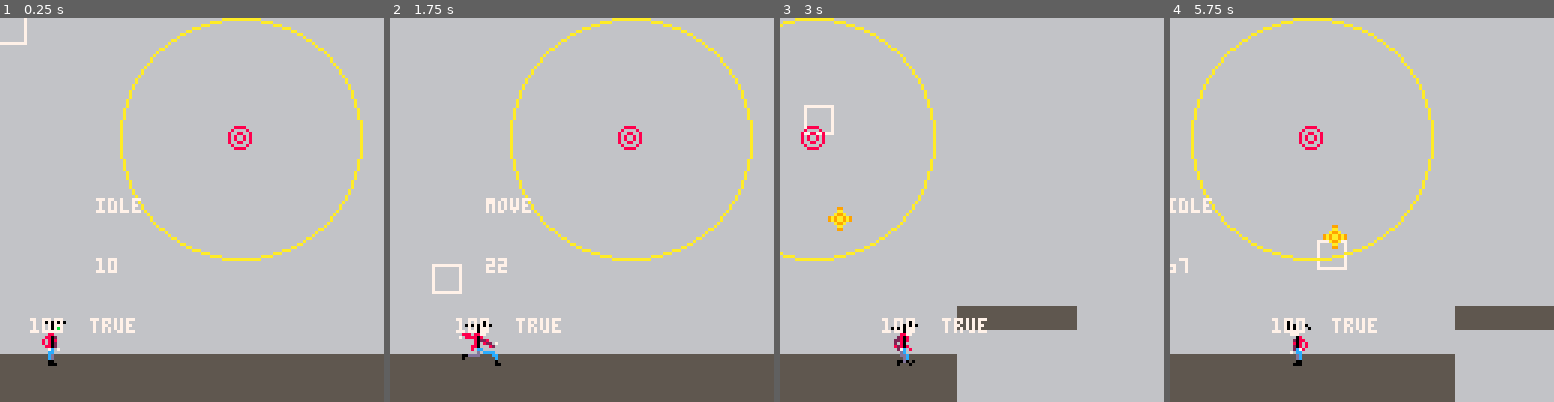
Above: before the commit, frames 1-4 (left to right).
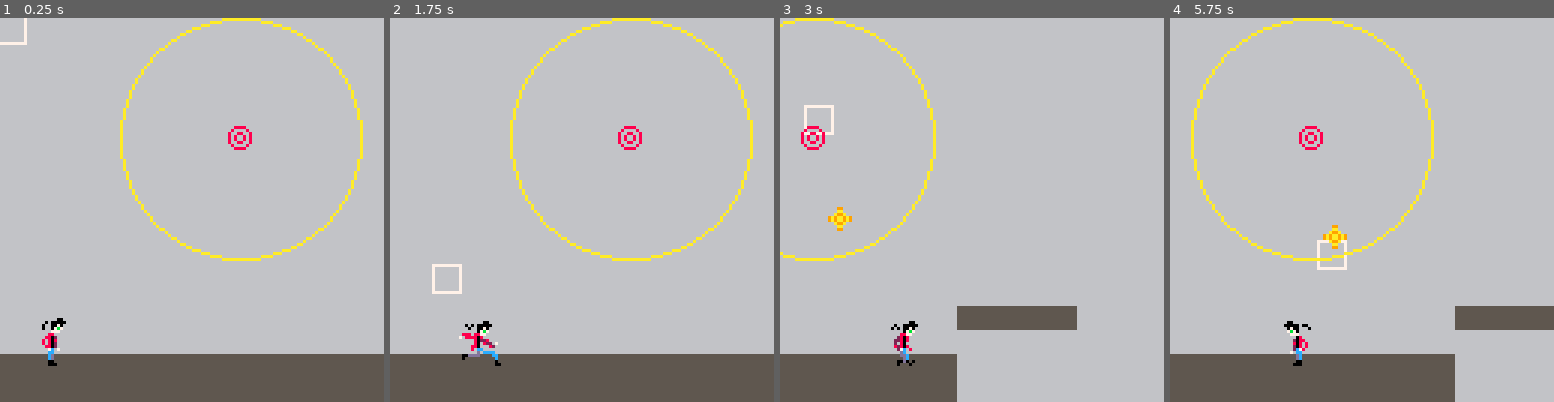
Above: after the commit, the same moments.

Repository: imELVEE/evils-edge
Game: PICO-8 cartridge simple-gravity.p8
The game is run twice, just before and just after one commit, with the same random seed, the same clock (stepped at 60 frames per second) and the same inputs.
Inputs (mouse positions are in pixels of both pictures, inside the frame that each line leads up to):
- Up to frame 1 (0.25 s): no input
- Up to frame 2 (1.75 s): click (670, 121) at 0.67 s; click (436, 267) at 1.22 s; hold Right from 1.6 s (still down)
- Up to frame 3 (3 s): click (887, 114) at 1.77 s; release Right at 2.1 s; hold Up 2.15-2.42 s; click (952, 259) at 2.32 s; hold Right from 2.47 s (still down); click (1014, 106) at 2.87 s
- Up to frame 4 (5.75 s): release Right at 3.03 s; hold Left 3.08-3.58 s; click (1465, 256) at 3.42 s; click (1231, 102) at 3.97 s; hold Right 4.02-4.68 s; click (1292, 248) at 4.52 s; hold Up 4.73-5.03 s; click (1354, 94) at 5.07 s; hold Left 5.08-5.68 s; click (1419, 244) at 5.62 s

The runs differ from the first frame. In frame 1, 0.8% of the frame differs, in the area x 7-37%, y 46-83%; in frame 2, 0.8%, in the area x 17-45%, y 46-83%; in frame 3, 0.4%; in frame 4, 0.7%.

Commit message:
grapple attach

Diff:
--- a/simple-gravity.p8
+++ b/simple-gravity.p8
@@ -22,6 +22,7 @@
 	gravity(player)
 	bullet_travel()
 
+	grapple(player)
 	move(player)
 	jump(player)
 	shoot(player)
@@ -37,14 +38,16 @@
 	draw_sprite(player)
 	draw_target()
 	draw_bullets()
-	draw_grapple(grapple_points[1])
-
-	print(player.state,32,60, 7)
-	print(player.x,32,80,7)
-	print (player.gravity, player.x + 20, player.y, 7)
-	if (player.x >= 10) then
-		print(floor,player.x,floor,7)
-	end
+	draw_grapple_points(grapple_points)
+	draw_grapple_line(player)
+
+	//print(player.grapple_to, player.x, player.y, 7)
+	//print(player.state,32,60, 7)
+	//print(player.x,32,80,7)
+	//print (player.gravity, player.x + 20, player.y, 7)
+	//if (player.x >= 10) then
+	//	print(floor,player.x,floor,7)
+	//end
 end
 -->8
 // world logic
@@ -148,9 +151,18 @@
 	end
 end
 
-function draw_grapple(grap)
-	spr(1, grap.x-4, grap.y-4)
-	circ(grap.x, grap.y, grap.radius, 10)
+function draw_grapple_points()
+	for i,g in ipairs(grapple_points) do
+		spr(1, g.x-4, g.y-4)
+		circ(g.x, g.y, g.radius, 10)
+	end
+end
+
+function draw_grapple_line(unit)
+	if (unit.grapple_to != nil) then
+		local g_point = unit.grapple_to
+		line(unit.x, unit.y, g_point.x, g_point.y, 7)
+	end
 end
 
 function draw_map(floor_map)
@@ -221,6 +233,15 @@
 		unit.gravity = false
 		unit.jump_cycle += 1
 		unit.y -= (10-unit.jump_cycle*1.25)
+	end
+end
+
+function grapple(unit)
+	g_point = checkInGrappleDist(unit)
+	if (g_point != nil) then
+		unit.grapple_to = g_point
+	else
+		unit.grapple_to = nil
 	end
 end
 
@@ -273,6 +294,8 @@
 
 		shoot_delay = 5,
 		shoot_timer = 5,
+
+		grapple_to = nil,
 	}
 	return player
 end
@@ -290,15 +313,14 @@
 end
 
  function init_grapple(gx,gy,gradius)
-	grapple = {
+	grapple_point = {
 		x = gx,
 		y = gy,
 		radius = gradius,
-		momentum = 0,
 		distance = 0,
 		attached = false,
 	}
-	return grapple
+	return grapple_point;
 end
 
 -->8
@@ -349,6 +371,17 @@
 
 function floor_check(unit)
 	return (unit.y <= floor and unit.y >= floor-5)
+end
+
+function checkInGrappleDist(unit)
+	print('function called', unit.x, unit.y, 7)
+	for i,g in ipairs(grapple_points) do
+		if ((unit.x - g.x)^2 + (unit.y - g.y)^2 < g.radius^2) then
+			print('true', g.x, g.y, 7)
+			return g;
+		end
+	end
+	return nil;
 end
 
 __gfx__
